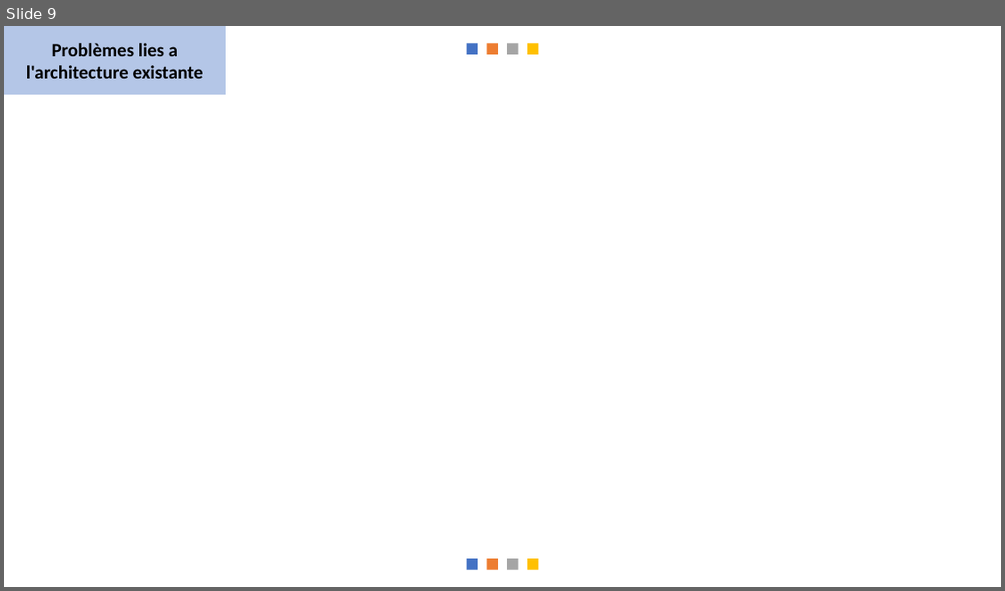
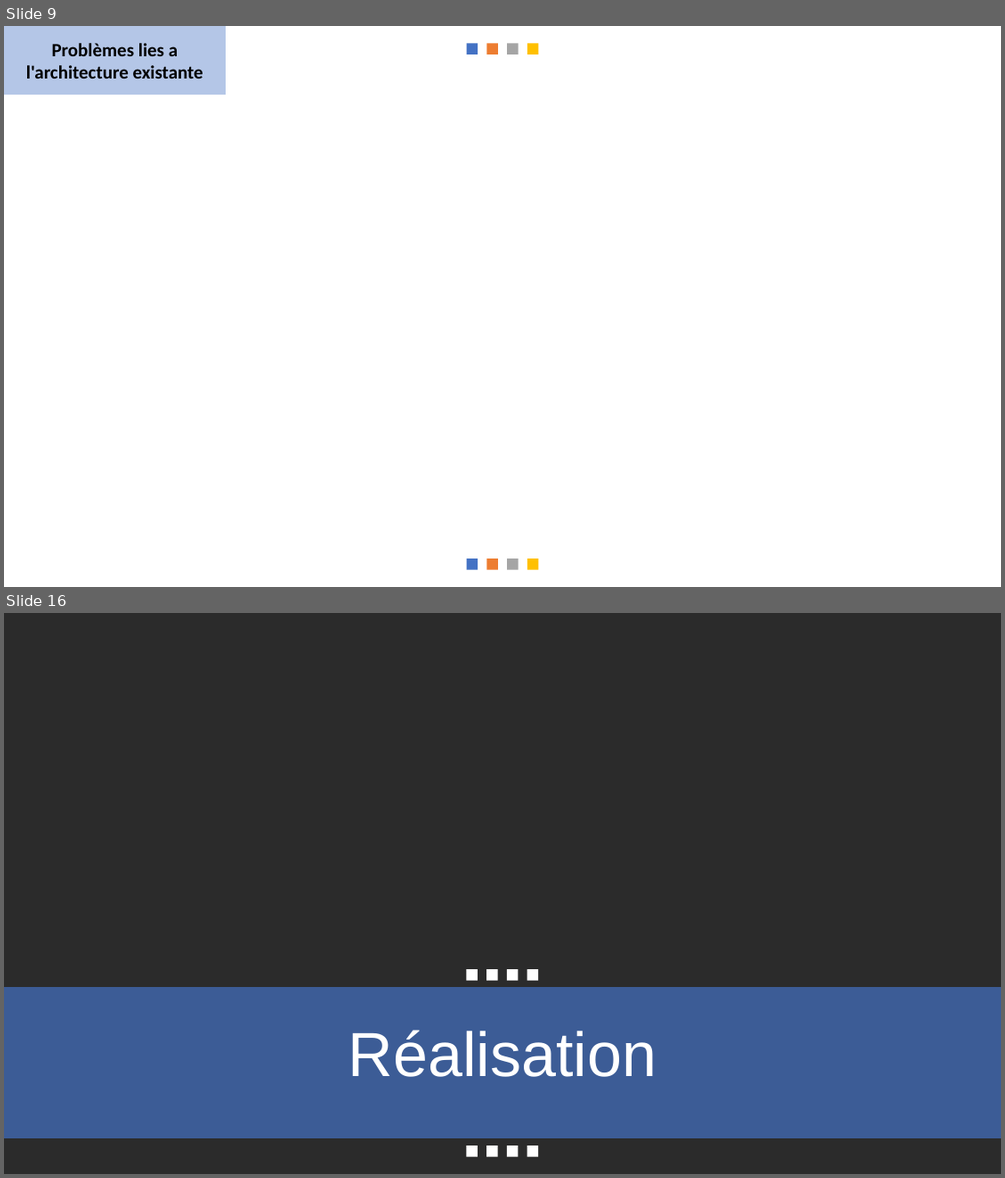
Before and after one commit to messaoudibrahim/Memoire, a slide deck: DIAPO/Présentation.pptx. Shown one above the other, each under a label of ours: slide 9 before the commit, slides 9 and 16 after it; the slides between them are not shown. The pictures are 1005x591 and 1005x1178 pixels, drawn with LibreOffice and Linux fonts; fonts in the diff are those of the drawing; background and template pictures are left out; a plain dark background stands for a picture behind light text. Boxes give left, top, right and bottom in pixels: in the first picture for what was removed or moved away, otherwise in the second. Text is boxed around its words. In the diff, an @@ line names an element or a change of style, - is before the commit and + after.

```diff
--- a/DIAPO/Présentation.pptx
+++ b/DIAPO/Présentation.pptx
@@ slide 16 added at (4,613,1001,1174), background picture (left out) @@
@@ group added at (466,969,539,981): 4 rectangles @@
@@ rectangle added at (4,987,1001,1138), fill #4472C4 at 70% opacity @@
@@ text added at (348,1030,656,1077), 60 pt, text #FFFFFF @@
+Réalisation
@@ group added at (466,1145,539,1157): 4 rectangles @@
```
Also in this commit, not shown: 11 other slides added, 1 other file.
